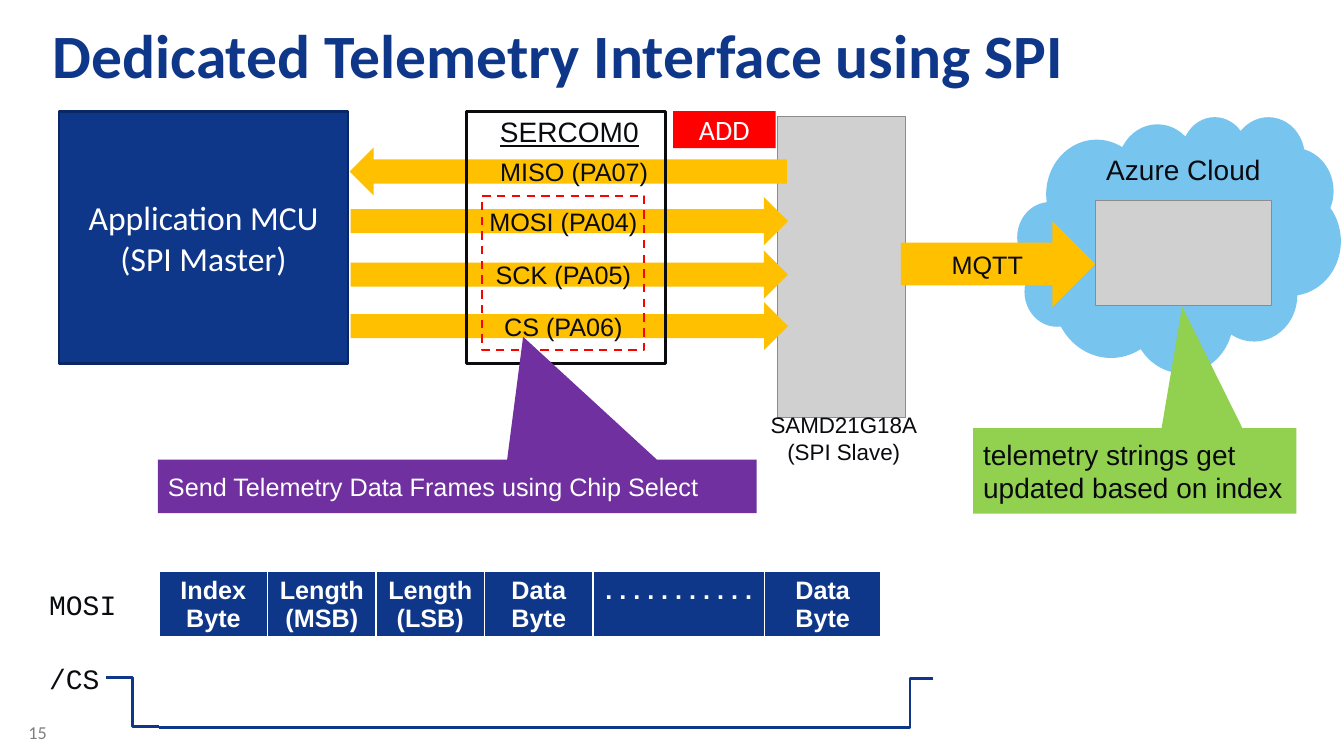
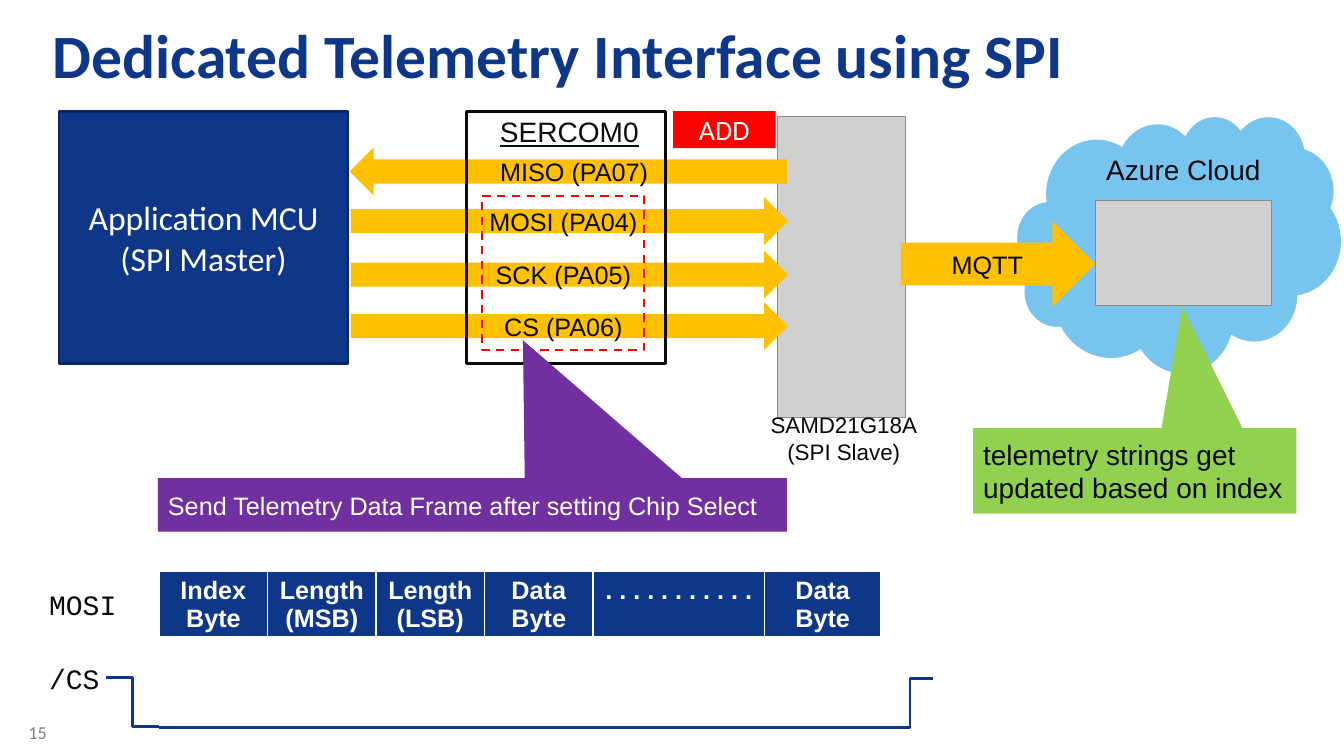
Before and after one commit to daisukeiot/Microchip-SAM-IoT-Wx-1, a slide deck: slide 15 of AO-Smith-MSFT-MCHP-r6.pptx. Drawn at 1344x756 pixels with LibreOffice and Linux fonts; fonts in the diff are those of the drawing; grey boxes stand for pictures; background and template pictures are left out. Boxes give left, top, right and bottom in pixels: in the first picture for what was removed or moved away, otherwise in the second. Text is boxed around its words. In the diff, an @@ line names an element or a change of style, - is before the commit and + after.

```diff
--- a/AO-Smith-MSFT-MCHP-r6.pptx
+++ b/AO-Smith-MSFT-MCHP-r6.pptx
@@ speech box "Send Telemetry Data Frame after ...": place and size @@
-speech box "Send Telemetry Data Frame after ..." at (158, 460, 757, 513)
+speech box "Send Telemetry Data Frame after ..." at (158, 478, 787, 531)
@@ speech box "Send Telemetry Data Frame after ..." at (158, 478, 787, 531): proportions changed @@
@@ text in speech box at (168, 496, 757, 520): text changed @@
-Send Telemetry Data Frames using Chip Select
+Send Telemetry Data Frame after setting Chip Select
```
Also in this commit, not shown: 3 other slides changed.
